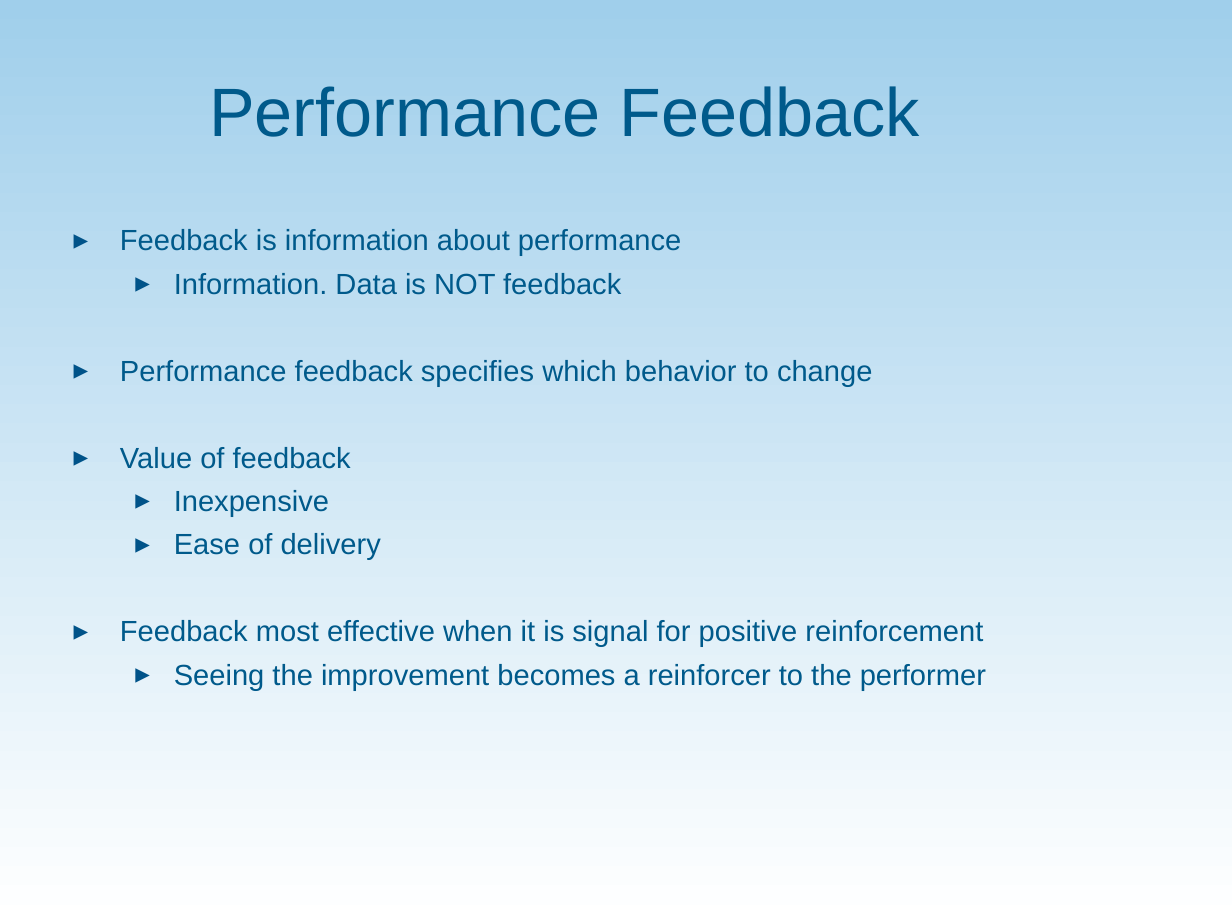
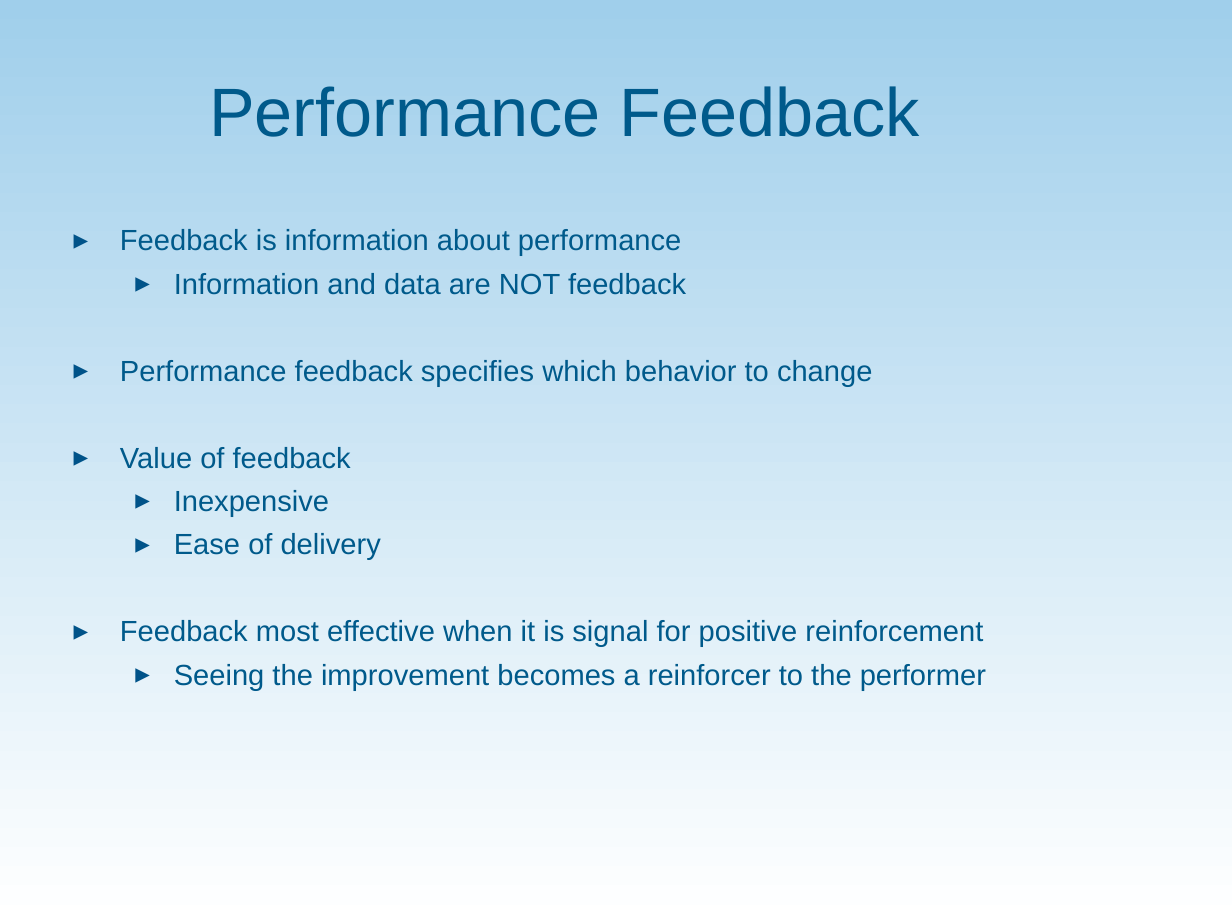
Before and after one commit to communityinclusion/vrsummit.org, a slide deck: slide 37 of assets/PP_Performance_Management_Behavioral_Perspective.ppt (slide 30 before the commit). Drawn at 1232x924 pixels with LibreOffice and Linux fonts; fonts in the diff are those of the drawing; background and template pictures are left out. Boxes give left, top, right and bottom in pixels: in the first picture for what was removed or moved away, otherwise in the second. Text is boxed around its words. In the diff, an @@ line names an element or a change of style, - is before the commit and + after.

```diff
--- a/assets/PP_Performance_Management_Behavioral_Perspective.ppt
+++ b/assets/PP_Performance_Management_Behavioral_Perspective.ppt
@@ text at bbox=[174, 273, 686, 295]: text changed @@
-  ▸ Information. Data is NOT feedback
+  ▸ Information and data are NOT feedback
```
Also in this commit, not shown: 12 other slides changed, 7 slides added.
